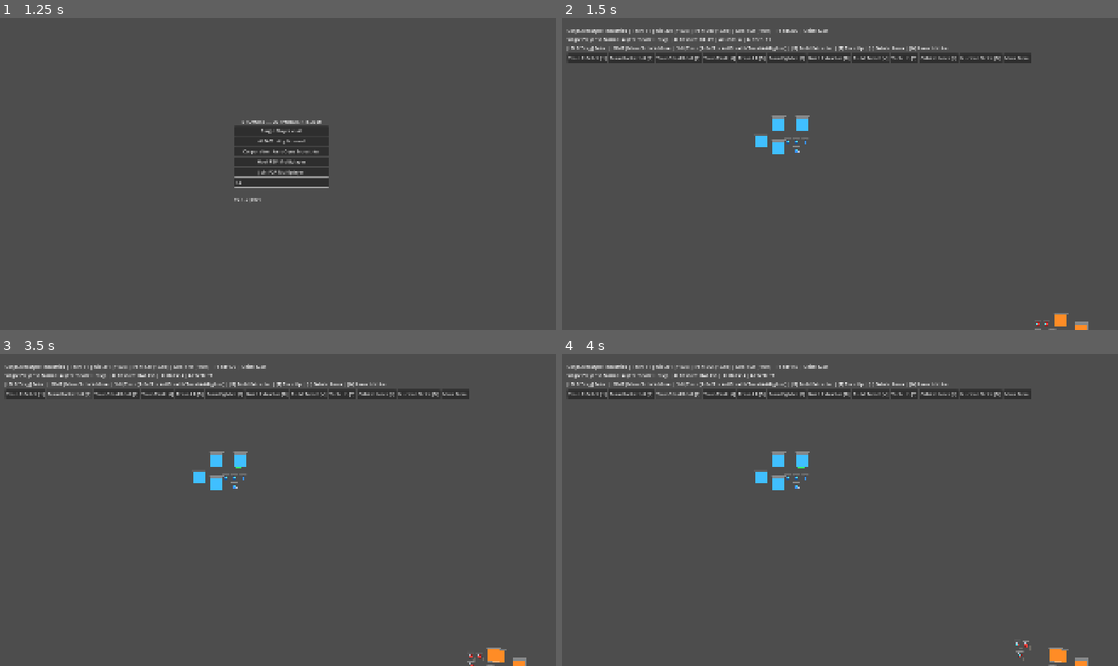
Above: before the commit, frames 1-4 (two rows, left to right).
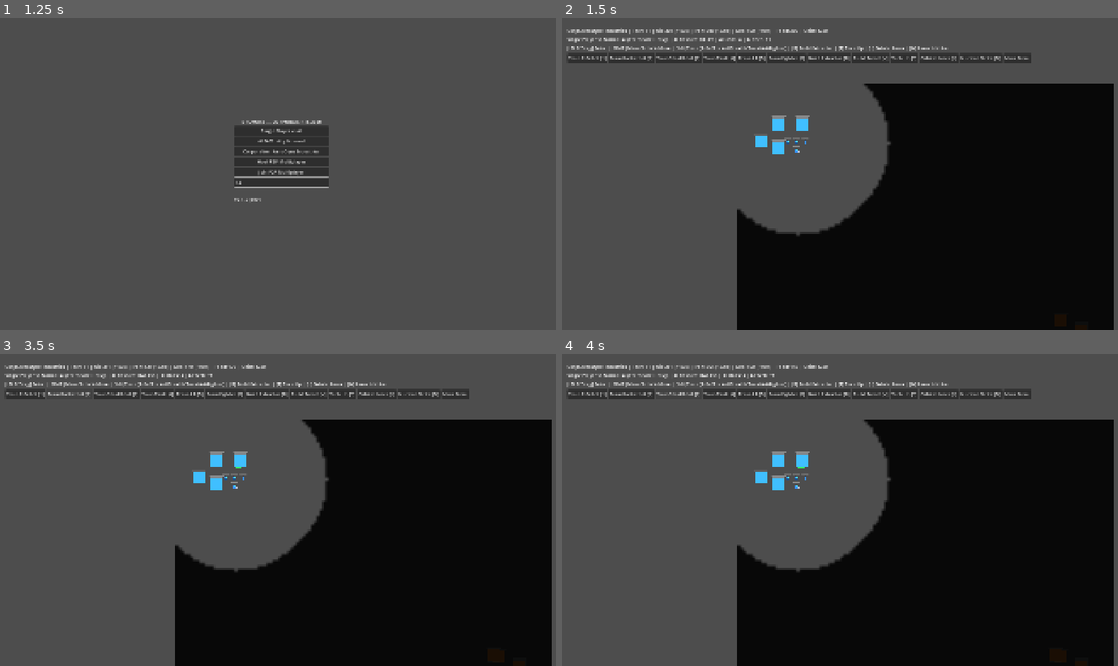
Above: after the commit, the same moments.

Repository: 23skdu/BroWarz
Game: Godot game, scene res://scenes/main_menu.tscn
The game is run twice, just before and just after one commit, with the same random seed, the same clock (stepped at 60 frames per second) and the same inputs.
Inputs (mouse positions are in pixels of both pictures, inside the frame that each line leads up to):
- Up to frame 1 (1.25 s): click (283, 183) at 0.52 s; type "12" at 0.6 s
- Up to frame 2 (1.5 s): click "Single Player vs AI" at 1.25 s
- Up to frame 3 (3.5 s): click "Train Riflebot [1]" at 2 s; click "Train Rocketbot [2]" at 2.75 s
- Up to frame 4 (4 s): click "Train Stealthbot [3]" at 3.5 s

Frame 1 is identical in both runs. In frame 2, 42% of the frame differs, in the area x 31-100%, y 21-100%; in frame 3, 42%; in frame 4, 42%.

Commit message:
Integrate fog of war into gameplay

Diff:
--- a/scripts/game/game.gd
+++ b/scripts/game/game.gd
@@ -21,6 +21,12 @@
 var active_tracers: Array = []  # Array of Dictionary {from, to, color, width, timer, duration}
 var scorch_marks: Array = []    # Array of Dictionary {pos, radius, alpha}
 
+const TILE_SIZE: float = 10.0
+var fog: FogOfWar
+var fog_image: Image
+var fog_texture: ImageTexture
+var fog_sprite: Sprite2D
+
 @onready var units_container = $Units
 @onready var ui = $UI
 @onready var status_label = $UI/StatusLabel
@@ -34,6 +40,15 @@
 		GameManager.registry.populate_defaults()
 	map_data = MapData.new(128, 128)
 	_generate_map()
+	fog = FogOfWar.new(128, 128)
+	fog_image = Image.create(128, 128, false, Image.FORMAT_RGBA8)
+	fog_texture = ImageTexture.create_from_image(fog_image)
+	fog_sprite = Sprite2D.new()
+	fog_sprite.texture = fog_texture
+	fog_sprite.scale = Vector2(TILE_SIZE, TILE_SIZE)
+	fog_sprite.centered = false
+	fog_sprite.z_index = 10
+	add_child(fog_sprite)
 	camera = $Camera2D
 	camera.position = Vector2(360, 300)
 	_setup_hud()
@@ -479,6 +494,7 @@
 			ai_timer = 0.0
 			_run_skirmish_ai_turn()
 
+	_update_fog()
 	_update_hud()
 	_check_win()
 	var pan = Vector2.ZERO
@@ -669,3 +685,38 @@
 		var r := Rect2(drag_start, drag_current - drag_start).abs()
 		draw_rect(r, Color(0.2, 0.9, 0.3, 0.18), true)
 		draw_rect(r, Color(0.2, 0.95, 0.3, 0.9), false, 2.0)
+
+func _update_fog() -> void:
+	if fog == null:
+		return
+	fog.reset_visibility()
+	for u in units_container.get_children():
+		if is_instance_valid(u) and u.team == 0:
+			var tx := int(u.global_position.x / TILE_SIZE)
+			var ty := int(u.global_position.y / TILE_SIZE)
+			var sight_tiles := 8
+			if u.stats:
+				sight_tiles = int(u.stats.sight / TILE_SIZE)
+			fog.mark_visible(tx, ty, sight_tiles)
+	for b in get_tree().get_nodes_in_group("buildings"):
+		if is_instance_valid(b) and b.team == 0:
+			var tx := int(b.global_position.x / TILE_SIZE)
+			var ty := int(b.global_position.y / TILE_SIZE)
+			fog.mark_visible(tx, ty, 5)
+	for y in range(128):
+		for x in range(128):
+			var col := Color(0, 0, 0, 0.9)
+			if fog.is_visible(x, y):
+				col = Color(0, 0, 0, 0.0)
+			elif fog.is_explored(x, y):
+				col = Color(0, 0, 0, 0.45)
+			fog_image.set_pixel(x, y, col)
+	fog_texture.update(fog_image)
+	for u in units_container.get_children():
+		if is_instance_valid(u):
+			if u.team == 0:
+				u.visible = true
+			else:
+				var tx := int(u.global_position.x / TILE_SIZE)
+				var ty := int(u.global_position.y / TILE_SIZE)
+				u.visible = fog.is_visible(tx, ty)
